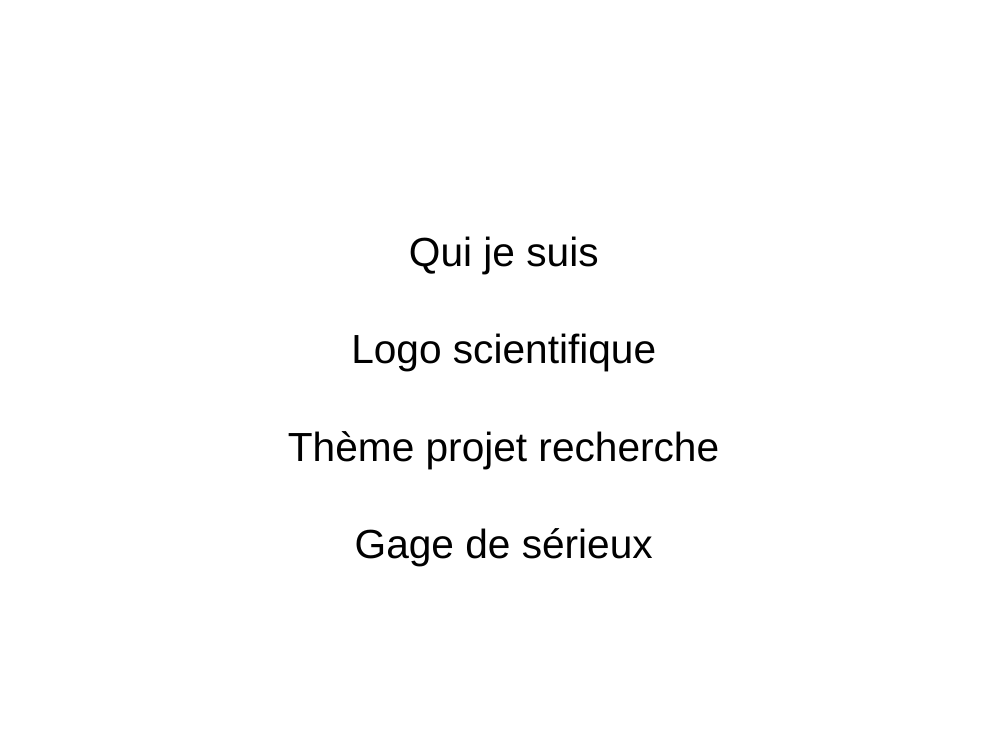
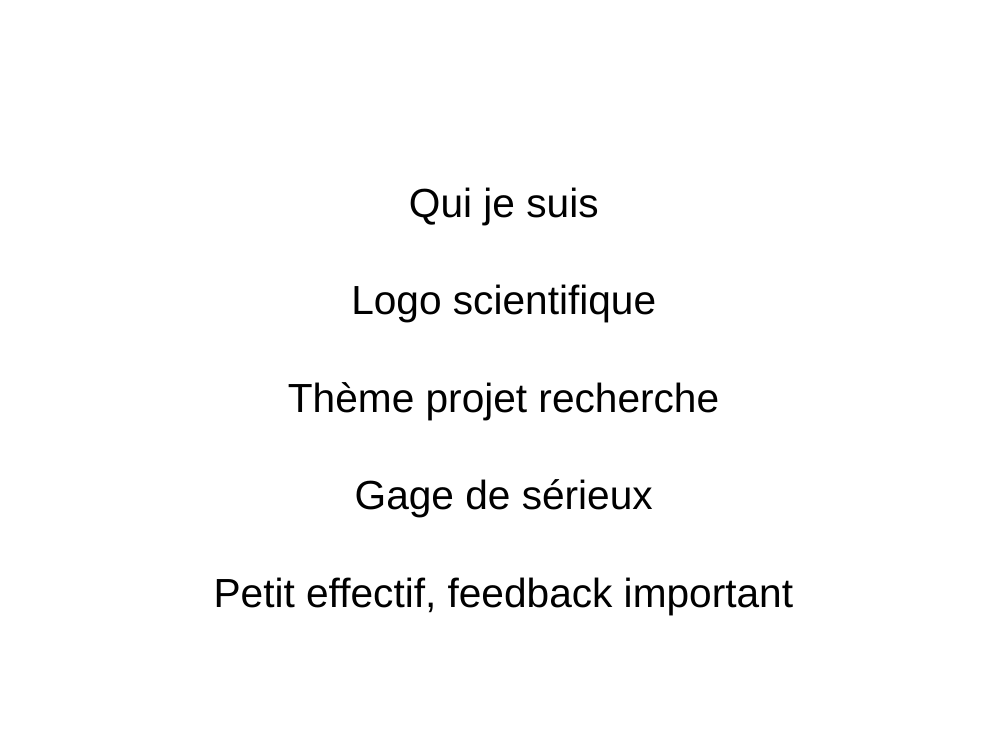
Before and after one commit to DamienMAYAUX/pilot_LEEP_RS, a slide deck: slide 2 of presentation_202105XX.odp. Drawn at 1008x756 pixels with LibreOffice and Linux fonts; fonts in the diff are those of the drawing. Boxes give left, top, right and bottom in pixels: in the first picture for what was removed or moved away, otherwise in the second. Text is boxed around its words. In the diff, an @@ line names an element or a change of style, - is before the commit and + after.

```diff
--- a/presentation_202105XX.odp
+++ b/presentation_202105XX.odp
@@ subtitle at (214, 577, 793, 615): paragraph added @@
+Petit effectif, feedback important
```
Also in this commit, not shown: 6 slides added, 5 slides removed, 28 other files.
